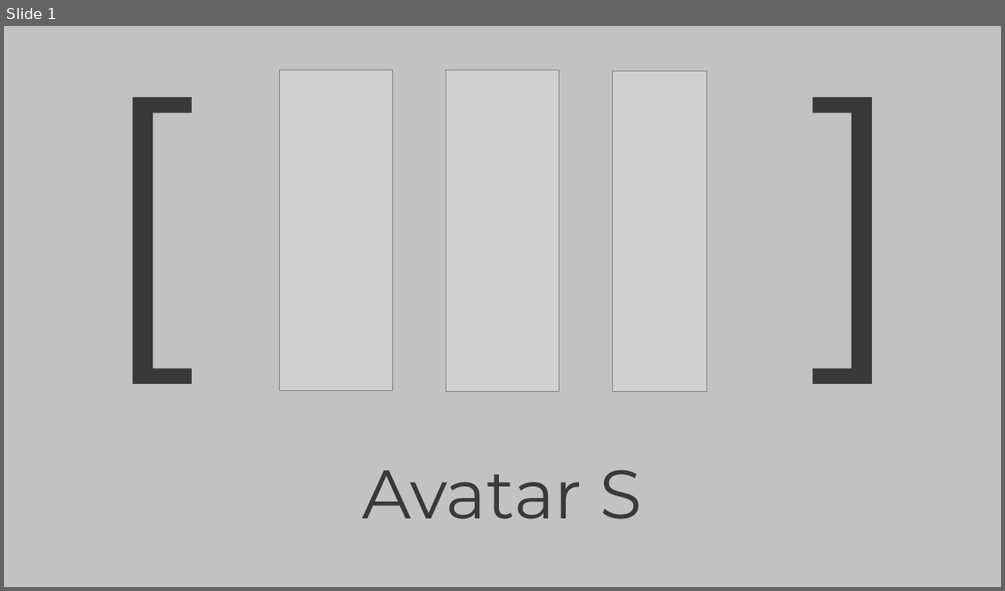
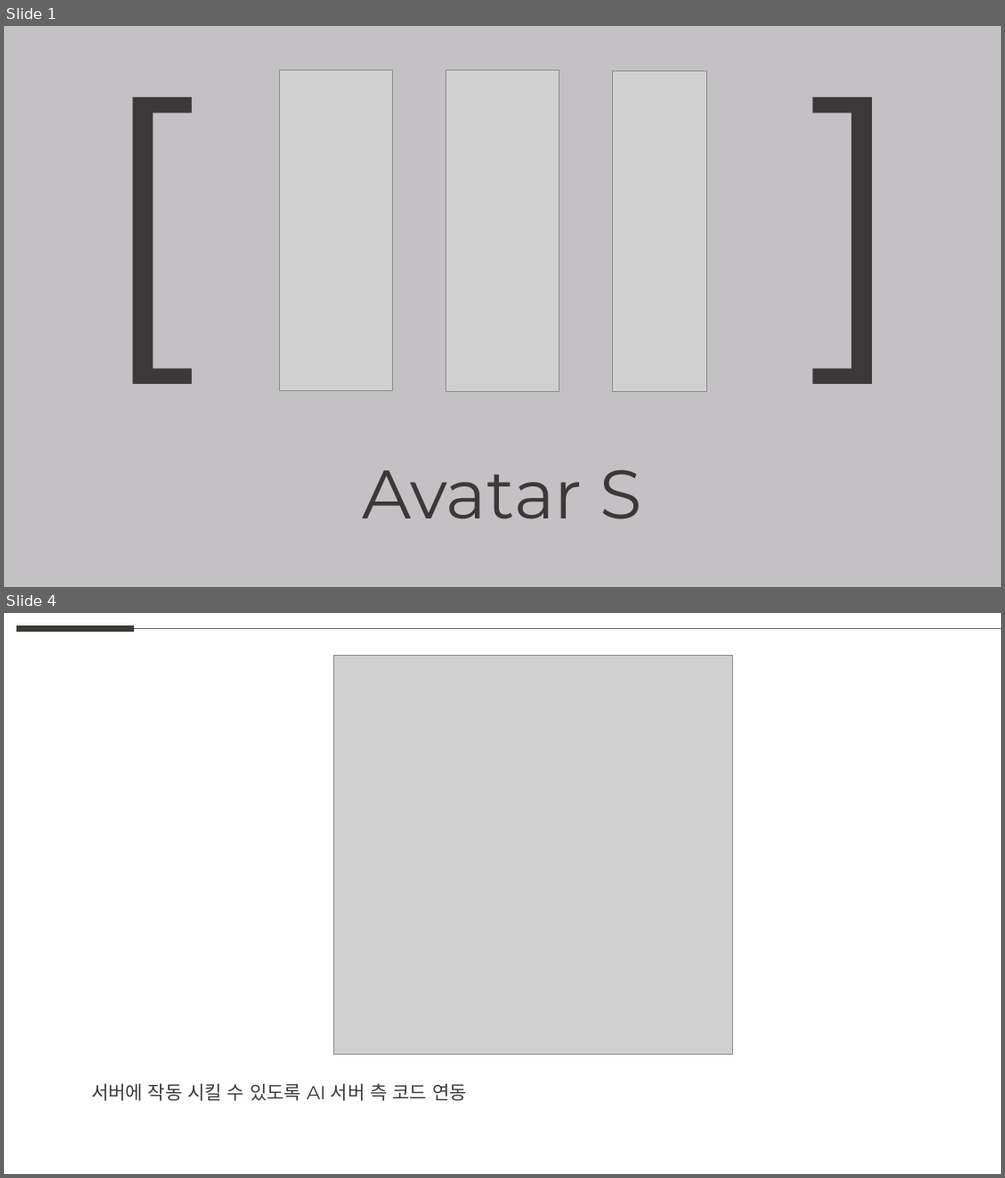
Before and after one commit to weaknessHero/Project_AvatarS, a slide deck: 발표자료/업데이트/LJHPPT.pptx. Shown one above the other, each under a label of ours: slide 1 before the commit, slides 1 and 4 after it; the slides between them are not shown. The pictures are 1005x591 and 1005x1178 pixels, drawn with LibreOffice and Linux fonts; fonts in the diff are those of the drawing; grey boxes stand for pictures. Boxes give left, top, right and bottom in pixels: in the first picture for what was removed or moved away, otherwise in the second. Text is boxed around its words. In the diff, an @@ line names an element or a change of style, - is before the commit and + after.

```diff
--- a/발표자료/업데이트/LJHPPT.pptx
+++ b/발표자료/업데이트/LJHPPT.pptx
@@ slide 4 added at box(4, 613, 1001, 1174), background #FFFFFF @@
@@ line added from (16, 629) to (134, 629), #3D3A35 6 pt @@
@@ line added from (134, 629) to (1001, 629), #5F5F5D 0.5 pt @@
@@ picture added at box(334, 656, 732, 1054) @@
@@ text added at box(91, 1083, 467, 1101), 18 pt, text #3A3838 @@
+서버에 작동 시킬 수 있도록 AI 서버 측 코드 연동
```
Also in this commit, not shown: 2 other slides added, 3 slides removed.
